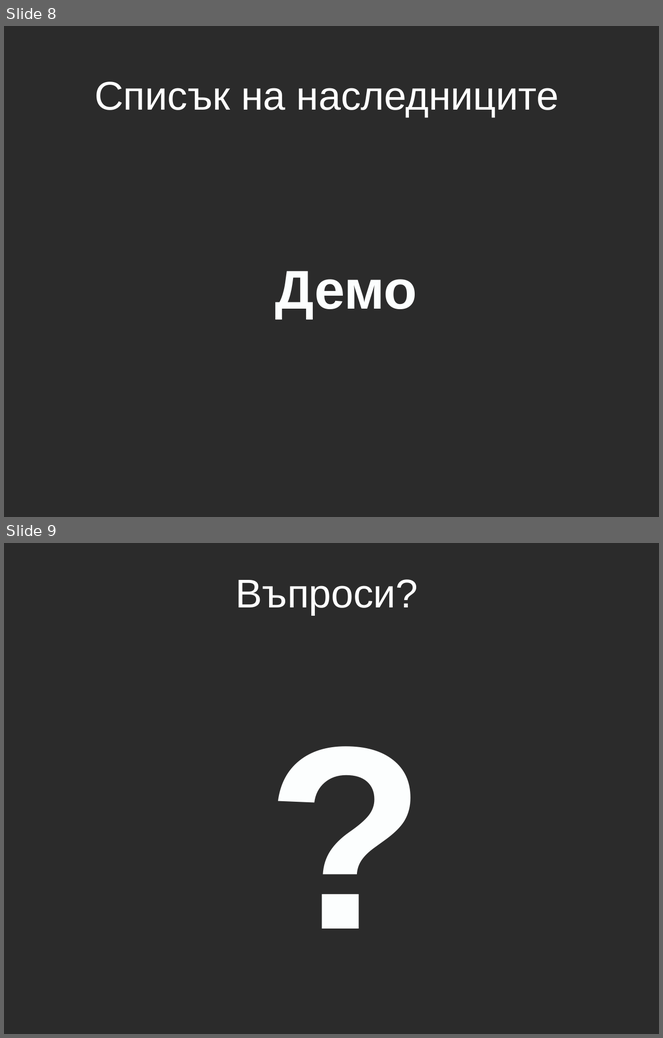
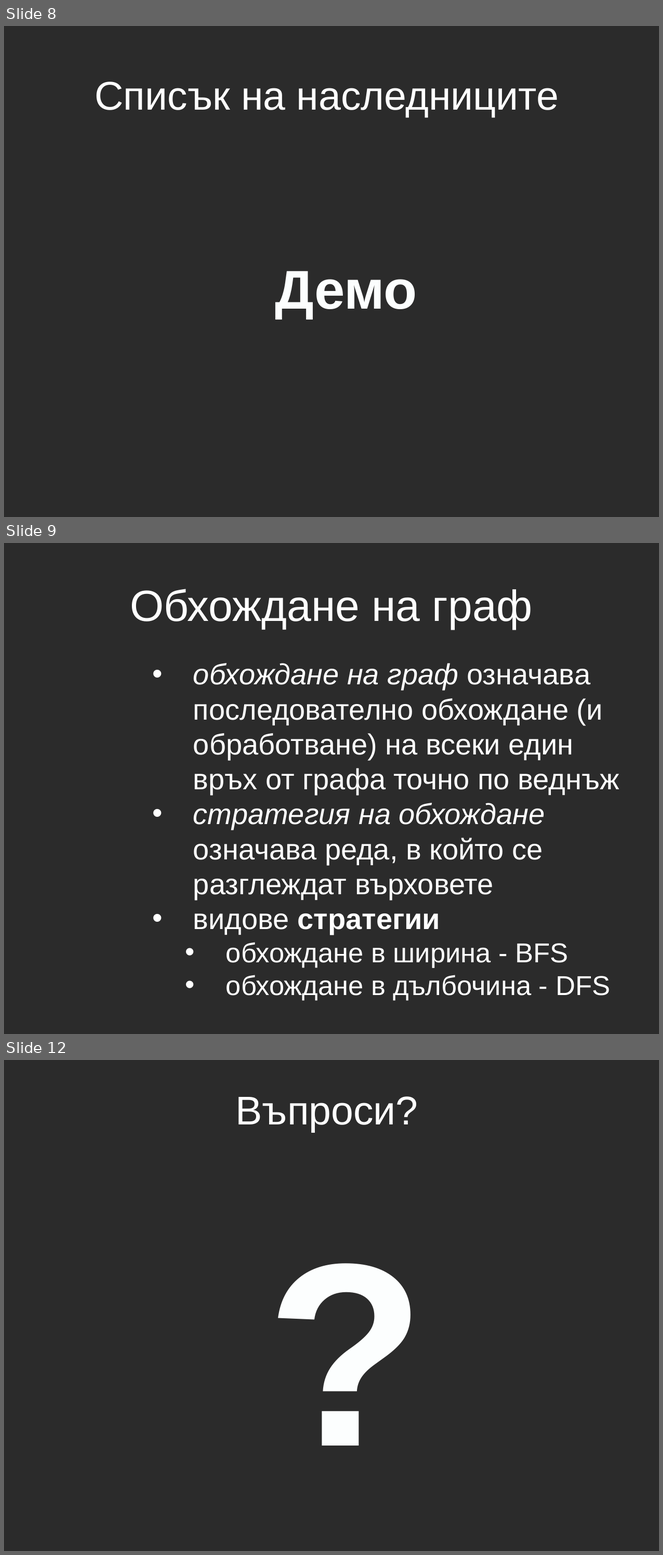
Before and after one commit to aslv/1300ruc, a slide deck: Lecture12/Lecture12.pptx. Shown one above the other, each under a label of ours: slides 8 and 9 before the commit, slides 8, 9 and 12 after it; the slides between them are not shown. The pictures are 663x1038 and 663x1555 pixels, drawn with LibreOffice and Linux fonts; fonts in the diff are those of the drawing; background and template pictures are left out; a plain dark background stands for a picture behind light text. Boxes give left, top, right and bottom in pixels: in the first picture for what was removed or moved away, otherwise in the second. Text is boxed around its words. In the diff, an @@ line names an element or a change of style, - is before the commit and + after.

```diff
--- a/Lecture12/Lecture12.pptx
+++ b/Lecture12/Lecture12.pptx
@@ slide 9 added at bbox=[4, 543, 659, 1034], background picture (left out) @@
@@ text added at bbox=[130, 589, 533, 629], 48 pt, text #FFFFFF @@
+Обхождане на граф
@@ text added at bbox=[193, 663, 620, 1001], 32 pt, text #FFFFFF @@
+• обхождане на граф означава последователно обхождане (и обработване) на всеки един връх от графа точно по веднъж
+• стратегия на обхождане означава реда, в който се разглеждат върховете
+• видове стратегии
+  • обхождане в ширина - BFS
+  • обхождане в дълбочина - DFS
@@ what was slide 9 is now slide 12 @@
```
Also in this commit, not shown: 2 other slides added, 7 other files.
